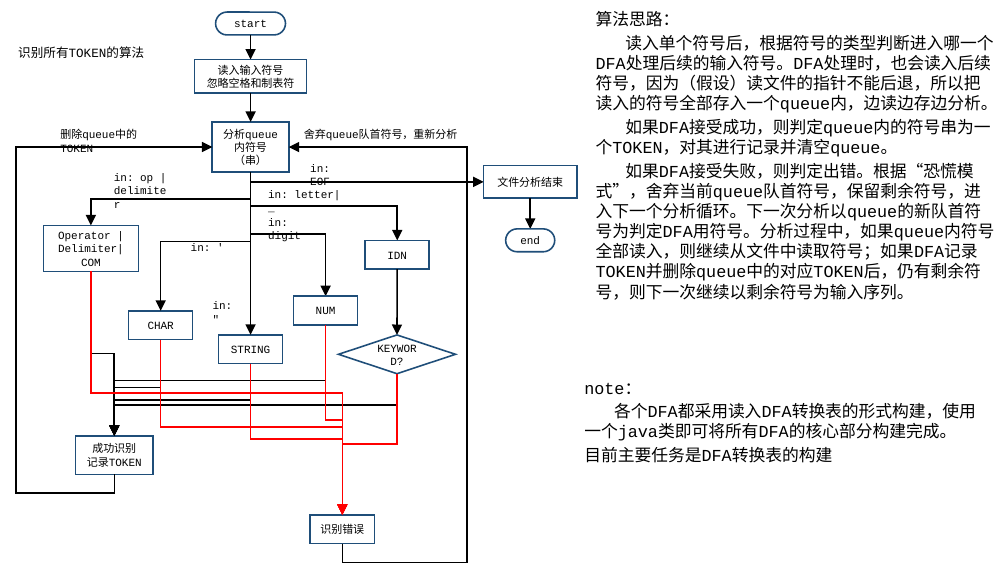
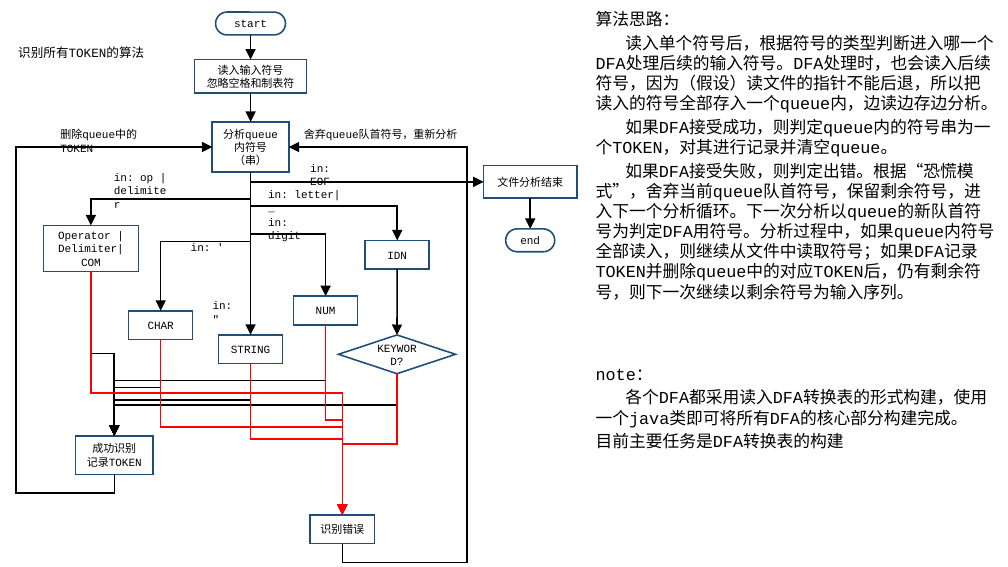
Before and after one commit to AtoshDustosh/Syntactic-Analysis, a slide deck: slide 5 of lexical analysis design.pptx. Drawn at 1008x567 pixels with LibreOffice and Linux fonts; fonts in the diff are those of the drawing. Boxes give left, top, right and bottom in pixels: in the first picture for what was removed or moved away, otherwise in the second. Text is boxed around its words. In the diff, an @@ line names an element or a change of style, - is before the commit and + after.

```diff
--- a/lexical analysis design.pptx
+++ b/lexical analysis design.pptx
@@ text "note：": place and size @@
-text "note：" at (584,383,976,463)
+text "note：" at (596,368,987,449)
```
Also in this commit, not shown: 10 other slides changed, 1 slide added, 1 slide removed, 20 other files.
